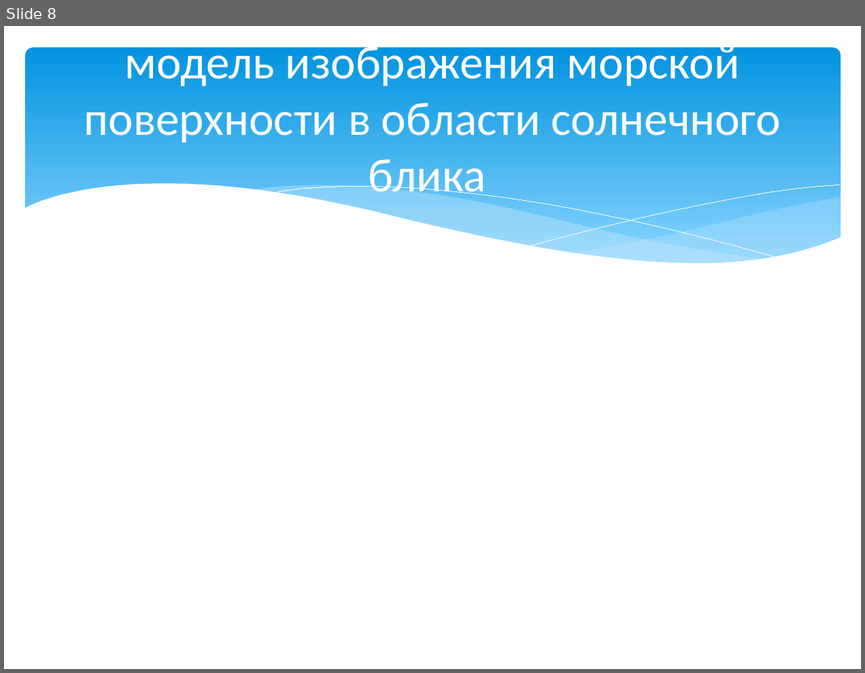
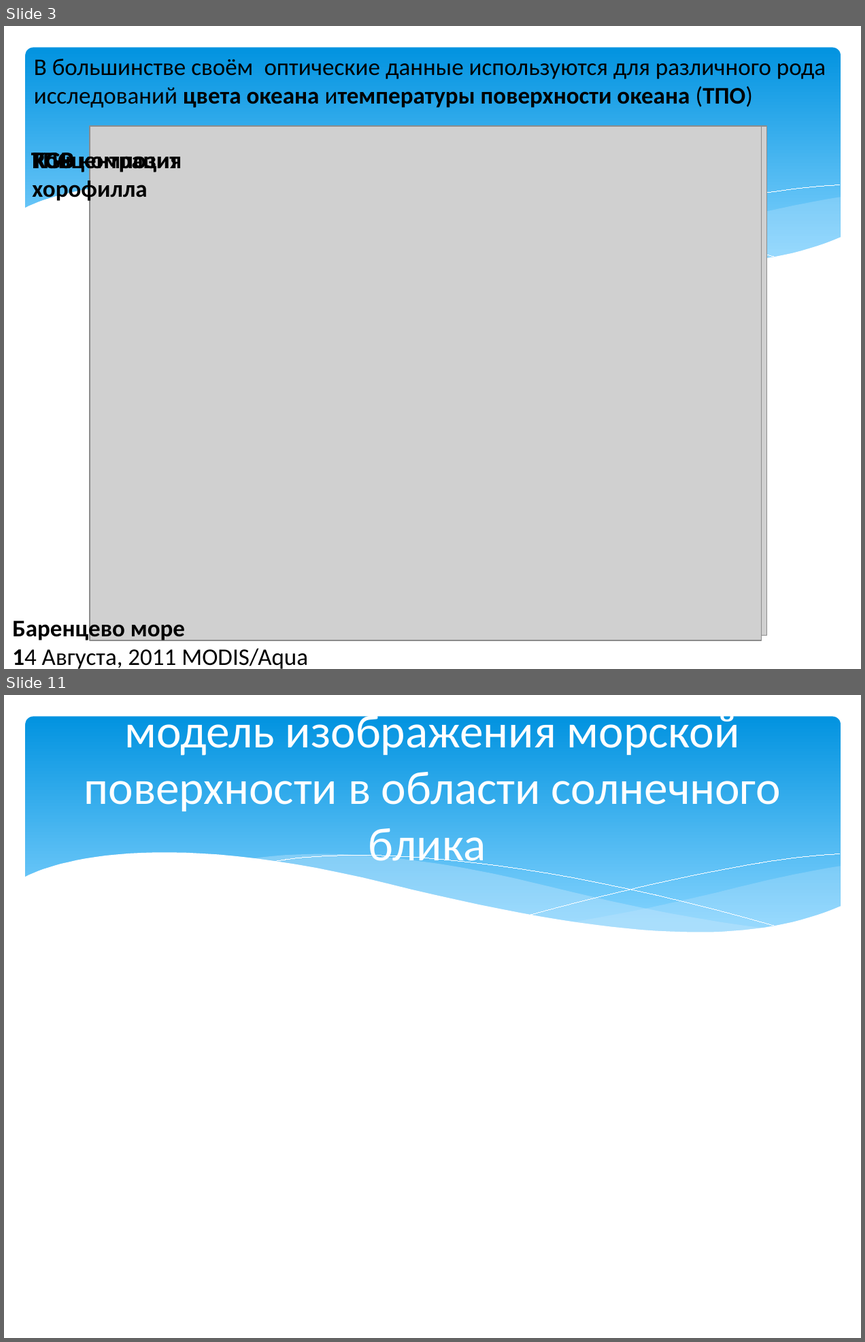
Before and after one commit to magican/Disser, a slide deck: Мясоедов_2014.pptx. Shown one above the other, each under a label of ours: slide 8 before the commit, slides 3 and 11 after it; the slides between them are not shown. The pictures are 865x673 and 865x1342 pixels, drawn with LibreOffice and Linux fonts; fonts in the diff are those of the drawing; grey boxes stand for pictures. Boxes give left, top, right and bottom in pixels: in the first picture for what was removed or moved away, otherwise in the second. Text is boxed around its words. In the diff, an @@ line names an element or a change of style, - is before the commit and + after.

```diff
--- a/Мясоедов_2014.pptx
+++ b/Мясоедов_2014.pptx
@@ slide 3 added at (x1=4, y1=26, x2=861, y2=669), background #FFFFFF; not listed: 6 template elements that a slide beside it also shows @@
@@ text added at (x1=34, y1=59, x2=825, y2=108), 20 pt, text #000000 @@
+В большинстве своём оптические данные используются для различного рода исследований цвета океана итемпературы поверхности океана (ТПО)
@@ picture added at (x1=90, y1=126, x2=762, y2=640) @@
@@ picture added at (x1=90, y1=126, x2=766, y2=635) @@
@@ text added at (x1=31, y1=148, x2=74, y2=174), 20 pt, text #000000, bold @@
+ТПО
@@ text added at (x1=32, y1=148, x2=181, y2=203), 20 pt, text #000000, bold @@
+Концентрация
+хорофилла
@@ text added at (x1=32, y1=148, x2=179, y2=174), 20 pt, text #000000, bold @@
+RGB композит
@@ text added at (x1=12, y1=616, x2=308, y2=669), 20 pt, text #000000 @@
+Баренцево море
+14 Августа, 2011 MODIS/Aqua
@@ what was slide 8 is now slide 11 @@
```
Also in this commit, not shown: 7 slides changed, 2 other slides added.
